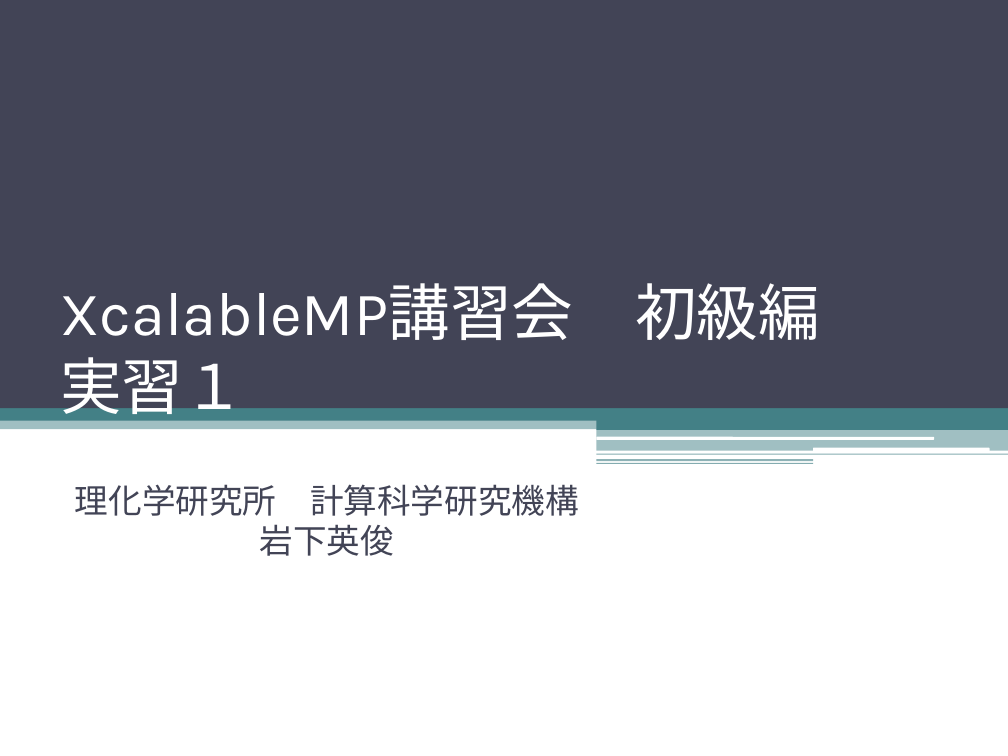
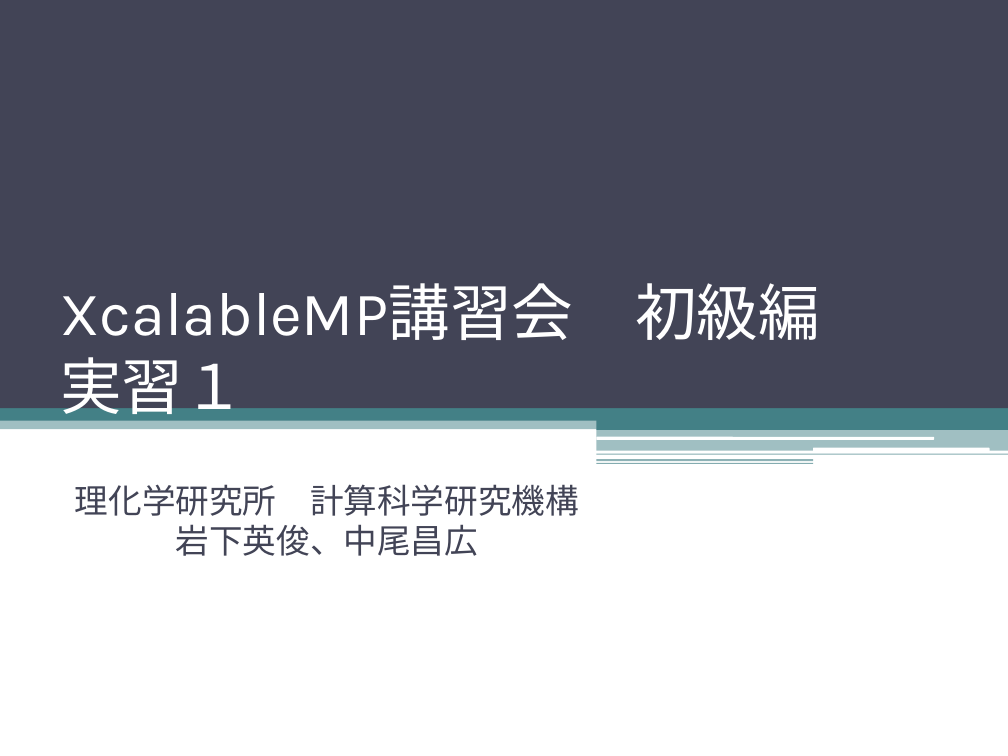
Before and after one commit to XcalableMP/Lecture, a slide deck: slide 1 of beginner/2.globalview.pptx. Drawn at 1008x756 pixels with LibreOffice and Linux fonts; fonts in the diff are those of the drawing. Boxes give left, top, right and bottom in pixels: in the first picture for what was removed or moved away, otherwise in the second. Text is boxed around its words. In the diff, an @@ line names an element or a change of style, - is before the commit and + after.

```diff
--- a/beginner/2.globalview.pptx
+++ b/beginner/2.globalview.pptx
@@ subtitle at (x1=75, y1=484, x2=579, y2=556): text changed @@
-理化学研究所 計算科学研究機構 岩下英俊
+理化学研究所 計算科学研究機構 岩下英俊、中尾昌広
```
Also in this commit, not shown: 9 other slides changed, 1 slide added, 1 slide removed, 1 other file.
